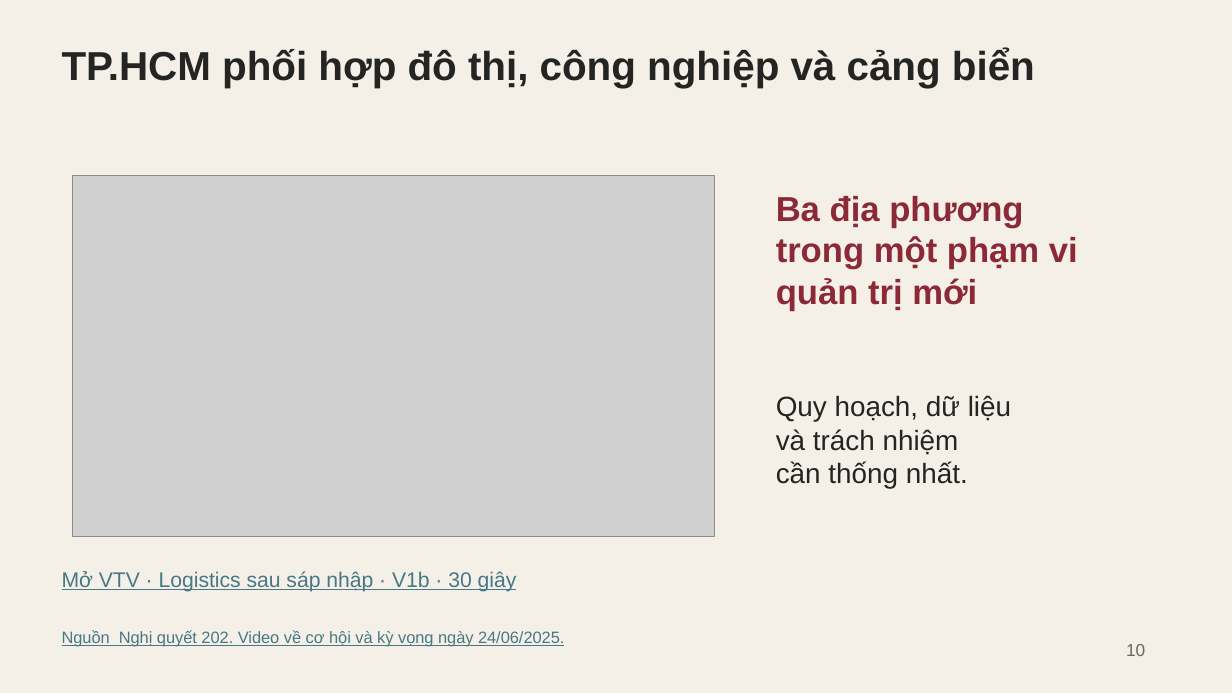
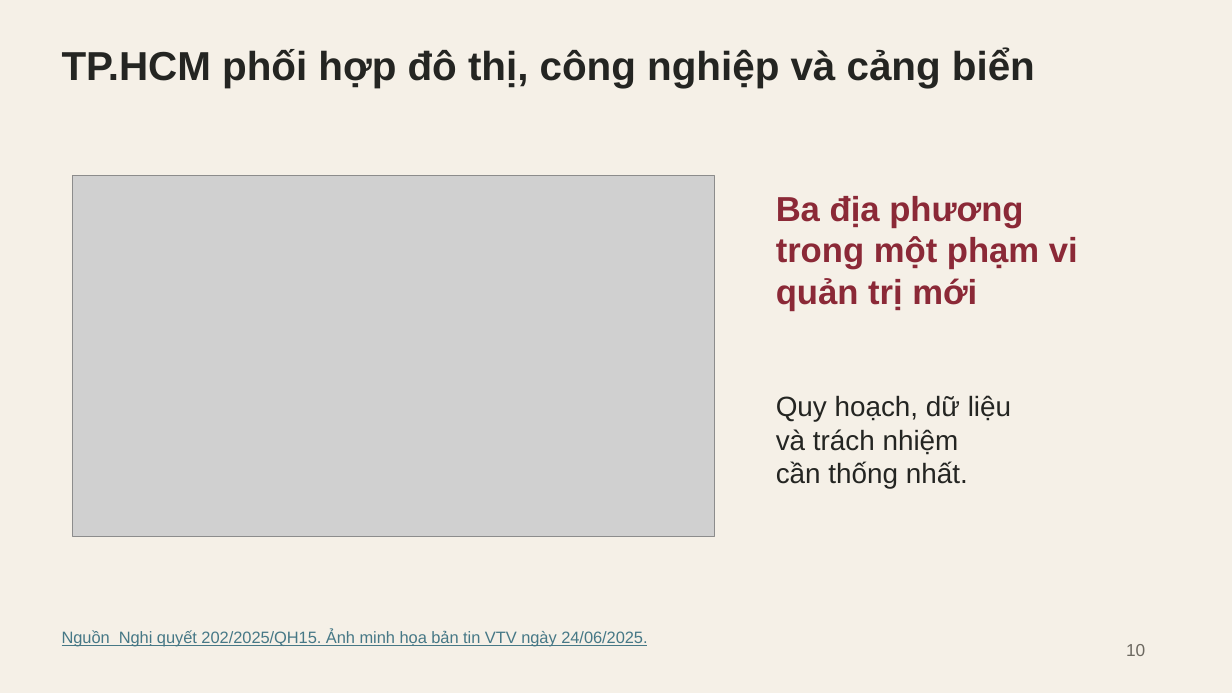
Before and after one commit to taido12358/MLN, a slide deck: slide 10 of Presents/11-doi-moi-kinh-te-chinh-tri-tinh-gon-bo-may/Slide-Chu-de-11-Sau-minigame.pptx. Drawn at 1232x693 pixels with LibreOffice and Linux fonts; fonts in the diff are those of the drawing; grey boxes stand for pictures. Boxes give left, top, right and bottom in pixels: in the first picture for what was removed or moved away, otherwise in the second. Text is boxed around its words. In the diff, an @@ line names an element or a change of style, - is before the commit and + after.

```diff
--- a/Presents/11-doi-moi-kinh-te-chinh-tri-tinh-gon-bo-may/Slide-Chu-de-11-Sau-minigame.pptx
+++ b/Presents/11-doi-moi-kinh-te-chinh-tri-tinh-gon-bo-may/Slide-Chu-de-11-Sau-minigame.pptx
@@ text removed at (62,571,517,592) @@
-Mở VTV · Logistics sau sáp nhập · V1b · 30 giây
@@ text at (62,630,647,647): text changed @@
-Nguồn Nghị quyết 202. Video về cơ hội và kỳ vọng ngày 24/06/2025.
+Nguồn Nghị quyết 202/2025/QH15. Ảnh minh họa bản tin VTV ngày 24/06/2025.
```
Also in this commit, not shown: 5 other slides changed, 56 other files.
